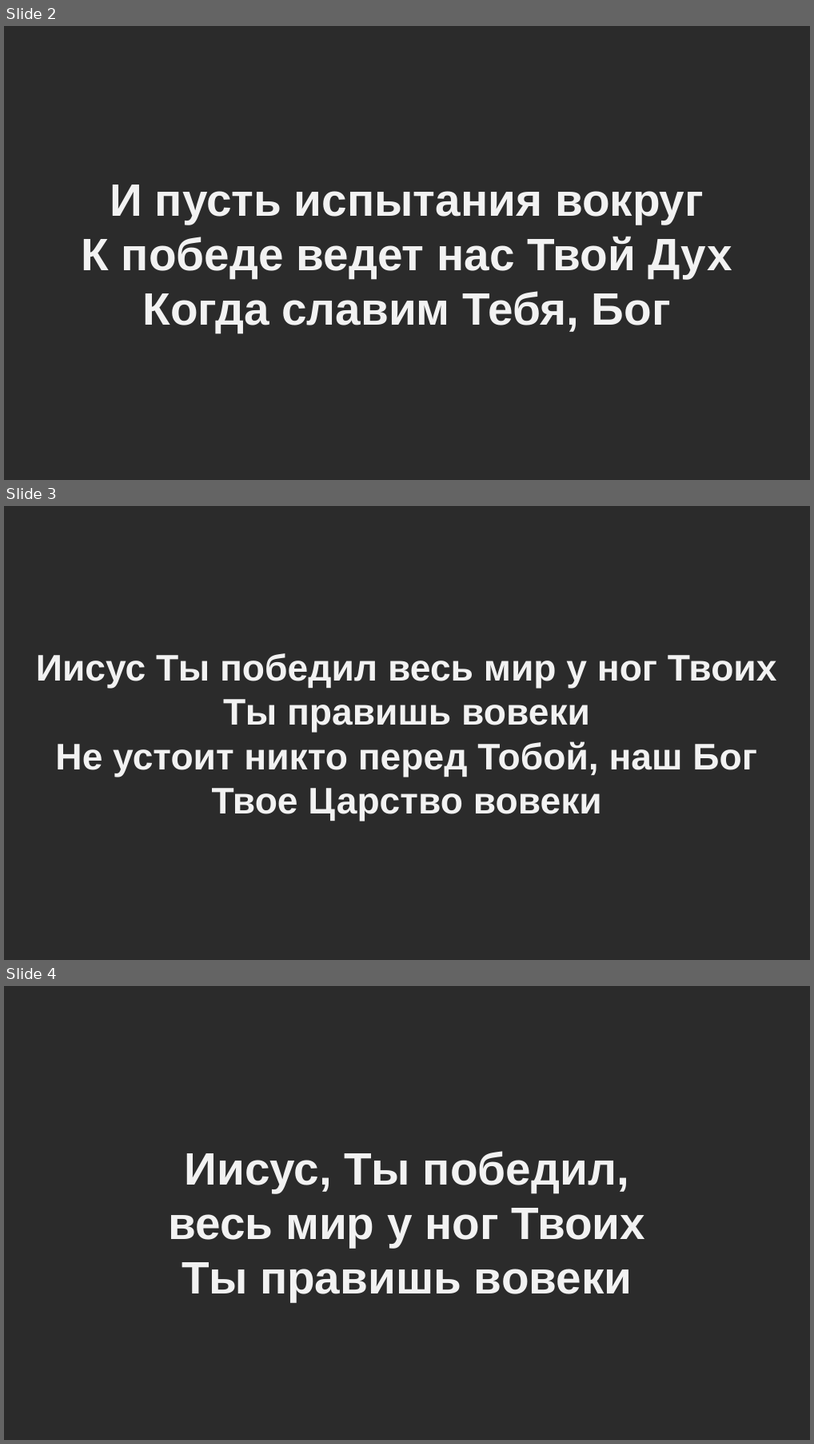
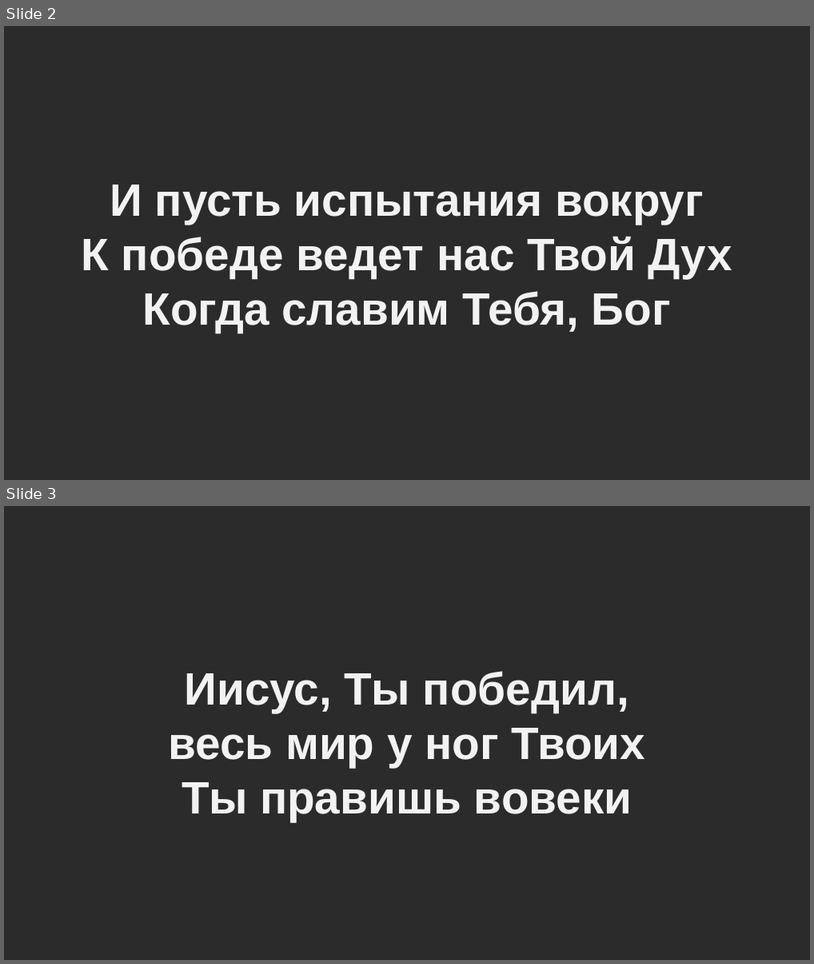
Before and after one commit to oleks-00-1/light-hous-slides, a slide deck: Иисус, Ты победил (В молитве войну мы ведем).pptx. Shown one above the other, each under a label of ours: slides 2, 3 and 4 before the commit, slides 2 and 3 after it. The pictures are 814x1444 and 814x964 pixels, drawn with LibreOffice and Linux fonts; fonts in the diff are those of the drawing; background and template pictures are left out; a plain dark background stands for a picture behind light text. Boxes give left, top, right and bottom in pixels: in the first picture for what was removed or moved away, otherwise in the second. Text is boxed around its words. In the diff, an @@ line names an element or a change of style, - is before the commit and + after.

Commit message:
upd

```diff
--- a/Иисус, Ты победил (В молитве войну мы ведем).pptx
+++ b/Иисус, Ты победил (В молитве войну мы ведем).pptx
@@ slide 3 removed at box(4, 506, 810, 960), background picture (left out) @@
@@ text removed at box(36, 653, 778, 821) @@
-Иисус Ты победил весь мир у ног Твоих
-Ты правишь вовеки
-Не устоит никто перед Тобой, наш Бог
-Твое Царство вовеки
@@ what was slide 4 is now slide 3 @@
```
